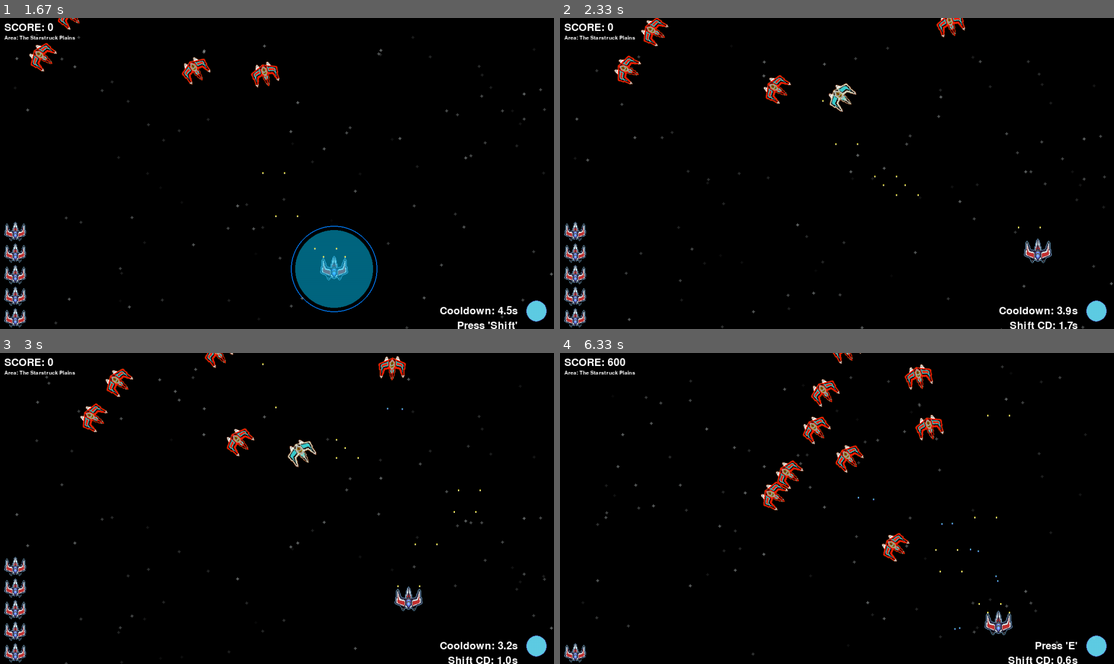
Above: before the commit, frames 1-4 (two rows, left to right).
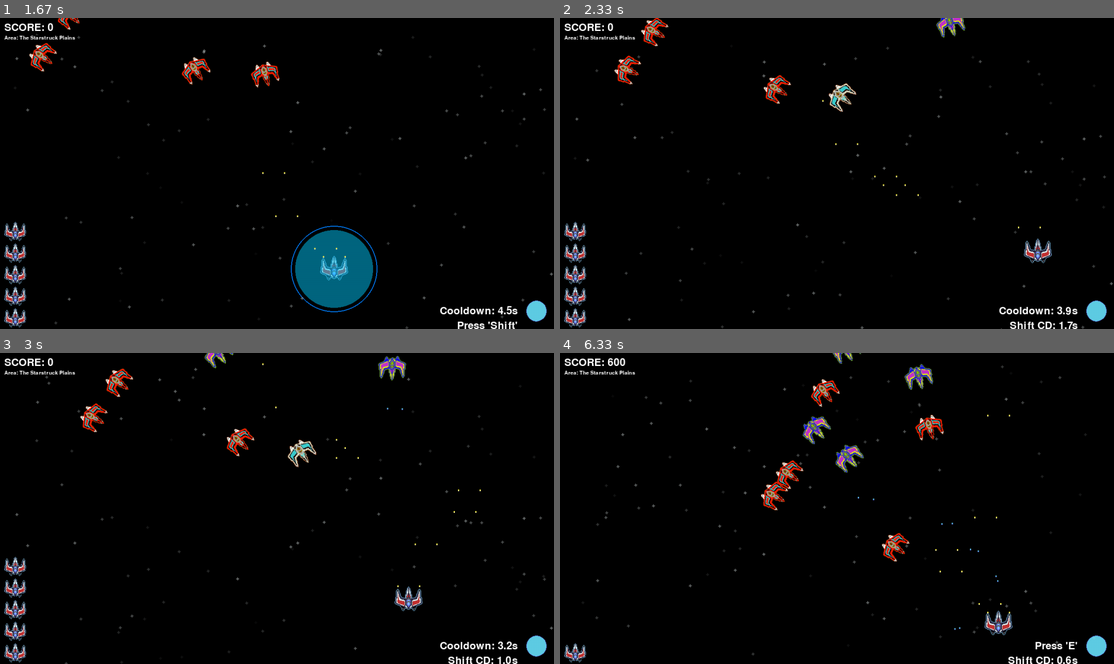
Above: after the commit, the same moments.

Repository: woelffer/gamedemo
Game: pygame game, started from pygamedemo.py
Same seed, same stepped clock (60 frames per second), same inputs: the game is played once before the commit and once after it.
Inputs:
- Up to frame 1 (1.67 s): tap Enter at 0.33 s; tap Space at 0.67, 1.07, 1.37, 1.57 s; hold D 1-1.47 s; tap E at 1.15 s; hold W from 1.5 s (still down)
- Up to frame 2 (2.33 s): release W at 1.8 s; hold D 1.83-2.3 s; tap Space at 1.9, 2.2 s; tap Shift at 1.98 s
- Up to frame 3 (3 s): hold A 2.33-2.87 s; tap Space at 2.4, 2.7, 2.97 s; tap E at 2.48 s; hold S from 2.9 s (still down)
- Up to frame 4 (6.33 s): release S at 3.2 s; hold A 3.23-3.63 s; tap Space at 3.3, 3.6, 3.73, 4.13, 4.43, 4.8, 5.2, 5.5, 5.7, 6, 6.2 s; tap Shift at 3.38, 4.88, 6.28 s; hold W 3.67-4.03 s; tap E at 3.82, 5.28 s; hold D 4.07-4.7 s; hold S 4.73-5.1 s; hold A 5.13-5.6 s; hold D 5.63-6.1 s; hold W from 6.13 s (still down)

Frame 1 is identical in both runs. In frame 2, 0.2% of the frame differs, in the area x 67-74%, y 0-7%; in frame 3, 0.4%; in frame 4, 0.8%, in the area x 43-68%, y 0-39%.

Commit message:
Enemies tagged to shoot now show as a different image

Diff:
--- a/Enemy.py
+++ b/Enemy.py
@@ -1,12 +1,14 @@
 import pygame
 import math
 from pygame import mixer
+
 
 class Enemy:
     def __init__(self, posx, posy, shooter_tag):
         try:
             self.enemy_img = pygame.image.load("assets/Enemy_Spaceship.png").convert_alpha()
             self.dmg_img = pygame.image.load("assets/Inv_Spaceship.png").convert_alpha()
+            self.shooting_img = pygame.image.load("assets/Spaceship_Shooting.png").convert_alpha()
         except pygame.error as e:
             print(f"Error loading image: {e}")
             return
@@ -31,6 +33,11 @@
         self.angle = 0 #Initial angle
         self.shooter_tag = shooter_tag # Flag to switch spawn types/ enemy AI
 
+    def get_display_image(self):
+        """Get the image to display, depending on whether the enemy is tagged for shooting."""
+        if self.shooter_tag:
+            return self.shooting_img
+        return self.original_enemy_img
 
     def move_towards_player(self, player, dt):
         #Find direction vector (dx, dy) between enemy and player
@@ -83,7 +90,8 @@
 
     def draw(self, screen):
         #Rotate the enmey image based on the angle
-        rotated_enemy_img = pygame.transform.rotate(self.original_enemy_img, -self.angle)
+        image_to_draw = self.get_display_image()
+        rotated_enemy_img = pygame.transform.rotate(image_to_draw, -self.angle)
         rotated_dmg_img = pygame.transform.rotate(self.original_dmg_img, -self.angle)
         rotated_rect = rotated_enemy_img.get_rect(center=(self.pos_x, self.pos_y))
         if self.damaged:
--- a/assets/quotes.json
+++ b/assets/quotes.json
@@ -11,7 +11,17 @@
         "\"I used to be an adventurer like you, then I took an arrow in the knee.\"",
         "\"Its just captain.\"",
         "\"This isn't a kiddy show.\"",
-        "\"Get over here!! \""
-
+        "\"Get over here!! \"",
+        "\"No gods or Kings. Only man\"",
+        "\"Nothing is true, everything is permitted\"",
+        "\"War. War never changes.\"",
+        "\"Protocol one: link to Pilot. Protocol two: uphold the mission. Protocol three: protect the Pilot\"",
+        "\"Thank you Mario! But our Princess is in another castle!\"",
+        "\"A man chooses; a slave obeys.\"",
+        "\"Do a barrel roll!\"",
+        "\"Science isn't about why! It’s about why not!\"",
+        "\"I don’t want to set the world on fire…\"",
+        "\"Praise the sun!\"",
+        "\"You have died of dysentery\""
     ]
 }
Binary file added: assets/Spaceship_Shooting.png
